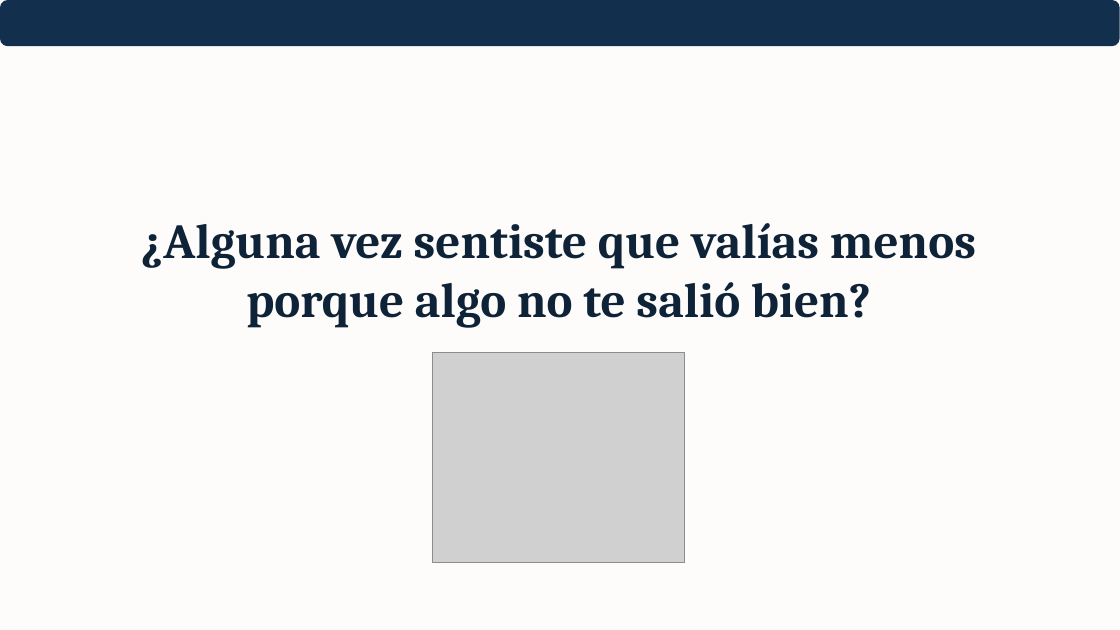
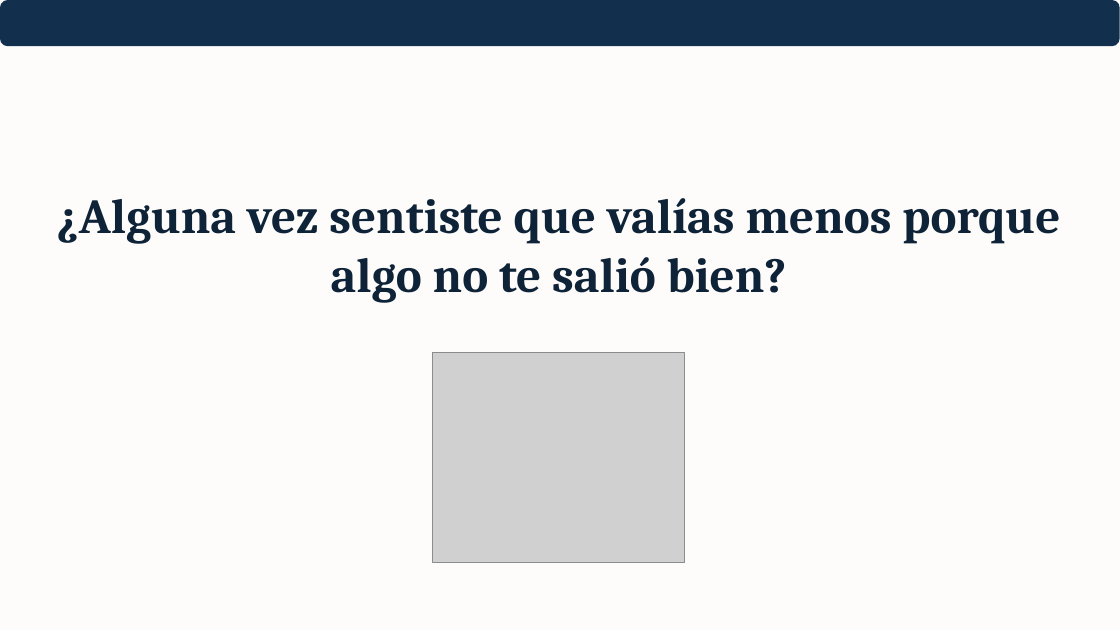
Before and after one commit to Anthonidrm/cimiento-bloque1, a slide deck: slide 2 of public/recursos-semana-4/presentacion-semana-4.pptx. Drawn at 1120x630 pixels with LibreOffice and Linux fonts; fonts in the diff are those of the drawing; grey boxes stand for pictures. Boxes give left, top, right and bottom in pixels: in the first picture for what was removed or moved away, otherwise in the second. Text is boxed around its words. In the diff, an @@ line names an element or a change of style, - is before the commit and + after.

```diff
--- a/public/recursos-semana-4/presentacion-semana-4.pptx
+++ b/public/recursos-semana-4/presentacion-semana-4.pptx
@@ text at bbox=[57, 198, 1060, 303]: text changed @@
-¿Alguna vez sentiste que valías menos
-porque algo no te salió bien?
+¿Alguna vez sentiste que valías menos porque algo no te salió bien?
```
Also in this commit, not shown: 5 other slides changed, 50 other files.
